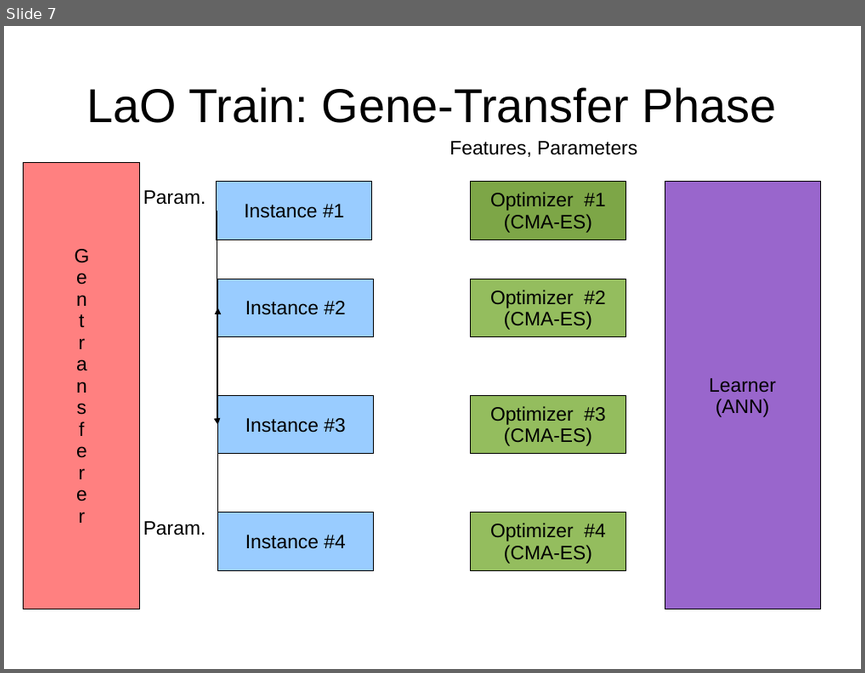
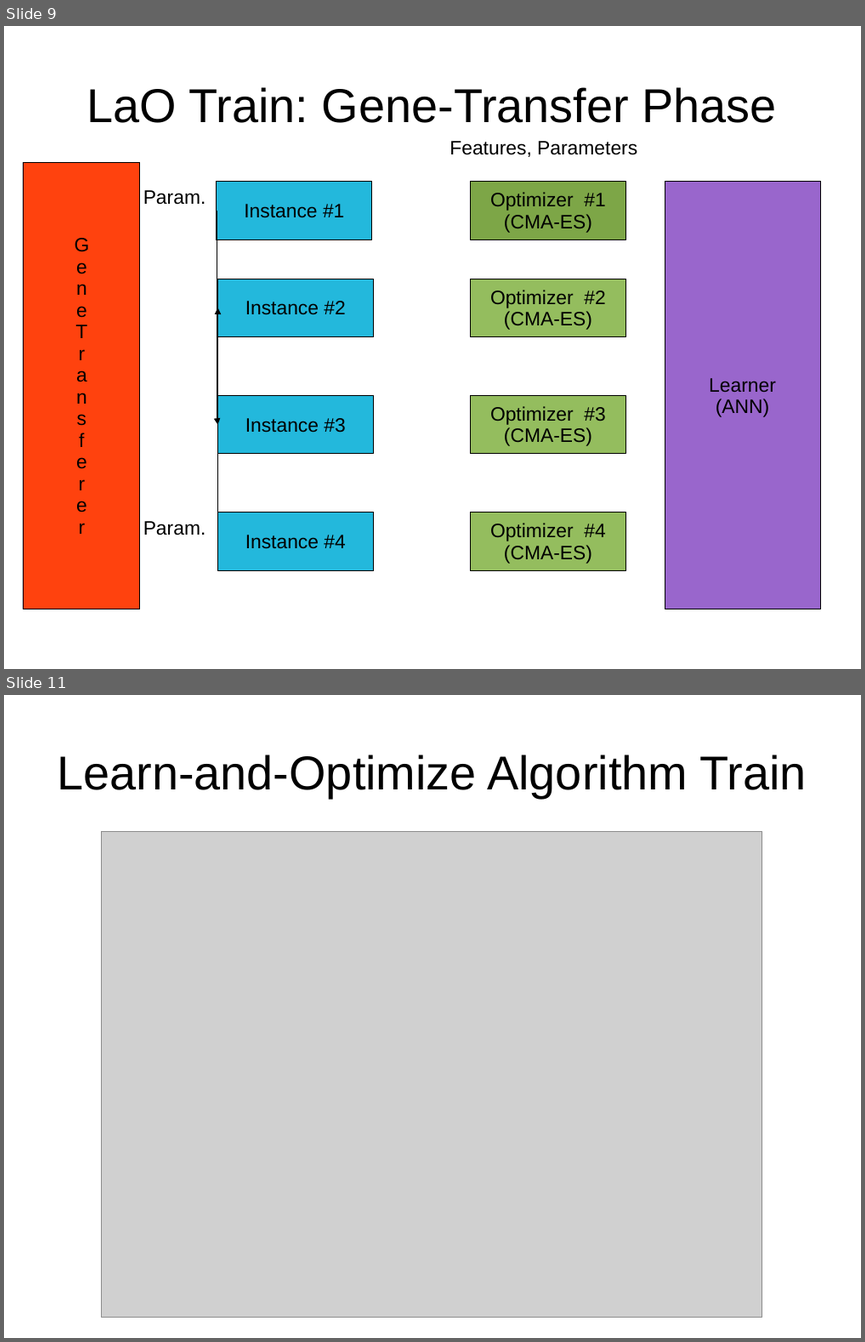
Before and after one commit to nojhan/descarwin, a slide deck: papers/GECCO2011/gecco2011brendelschoenauer/lao-gecco.ppt. Shown one above the other, each under a label of ours: slide 7 before the commit, slides 9 and 11 after it; the slides between them are not shown. The pictures are 865x673 and 865x1342 pixels, drawn with LibreOffice and Linux fonts; fonts in the diff are those of the drawing; grey boxes stand for pictures. Boxes give left, top, right and bottom in pixels: in the first picture for what was removed or moved away, otherwise in the second. Text is boxed around its words. In the diff, an @@ line names an element or a change of style, - is before the commit and + after.

```diff
--- a/papers/GECCO2011/gecco2011brendelschoenauer/lao-gecco.ppt
+++ b/papers/GECCO2011/gecco2011brendelschoenauer/lao-gecco.ppt
@@ slide 11 added at [4, 695, 861, 1338], background #FFFFFF @@
@@ title added at [57, 755, 806, 798], 44 pt, text #000000 @@
+Learn-and-Optimize Algorithm Train
@@ picture added at [101, 831, 762, 1317] @@
@@ what was slide 7 is now slide 9 @@
@@ slide 9 changed as well @@
@@ rectangle "G e n" at [24, 162, 140, 609]: fill #FF8080 to #FF420E @@
@@ text in rectangle at [75, 306, 87, 382]: text changed @@
-t
-r
-a
+e
+T
+r
+a
@@ fill #99CCFF to #23B8DC in 4 elements at [216, 182, 372, 240], [218, 278, 373, 337], [218, 395, 373, 454], [218, 512, 373, 570] @@
```
Also in this commit, not shown: 11 other slides changed, 3 other slides added.
